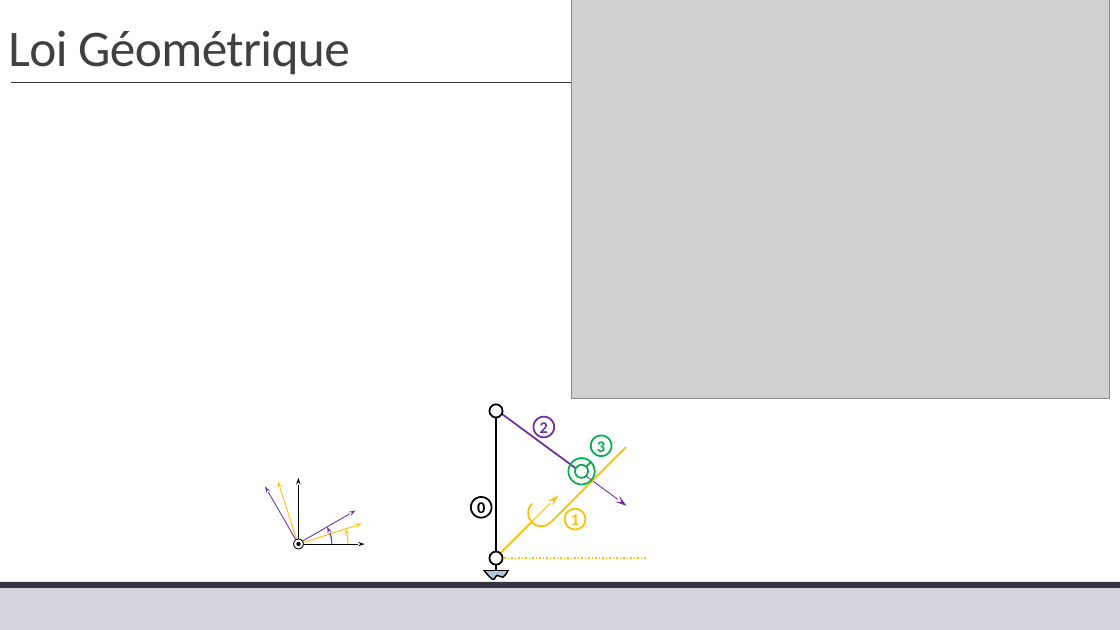
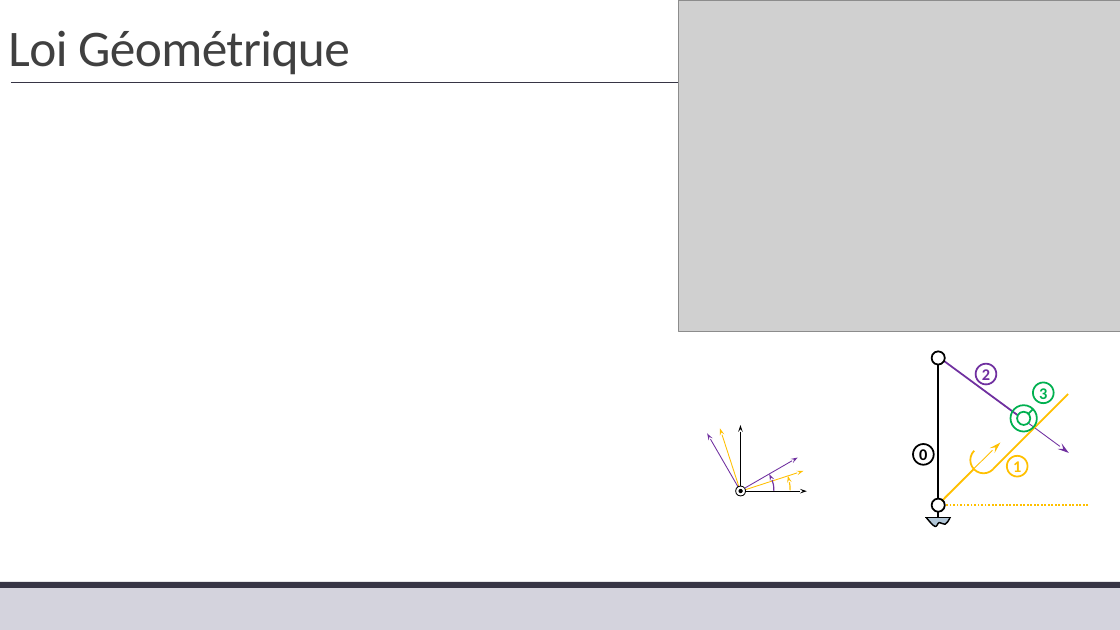
Before and after one commit to xpessoles/TP_Corriges, a slide deck: slide 5 of 19_Sympact/19_Sympact_Corrige.pptx. Drawn at 1120x630 pixels with LibreOffice and Linux fonts; fonts in the diff are those of the drawing; grey boxes stand for pictures; background and template pictures are left out. Boxes give left, top, right and bottom in pixels: in the first picture for what was removed or moved away, otherwise in the second. Text is boxed around its words. In the diff, an @@ line names an element or a change of style, - is before the commit and + after.

```diff
--- a/19_Sympact/19_Sympact_Corrige.pptx
+++ b/19_Sympact/19_Sympact_Corrige.pptx
@@ picture: place and size @@
-picture at box(571, 0, 1109, 399)
+picture at box(679, 1, 1120, 332)
@@ 9 ellipses, 7 lines, 3 arc (boxed as its full ellipse)s, 3 arrows, 1 freeform shape: place and size @@
-9 ellipses, 7 lines, 3 arc (boxed as its full ellipse)s, 3 arrows, 1 freeform shape at box(250, 404, 626, 592)
+9 ellipses, 7 lines, 3 arc (boxed as its full ellipse)s, 3 arrows, 1 freeform shape at box(691, 351, 1069, 539)
@@ arrow moved from (266, 486) - (298, 544) to (707, 434) - (740, 491) @@
@@ arrow moved from (278, 481) - (298, 544) to (720, 429) - (741, 492) @@
@@ arrow moved from (365, 544) - (298, 544) to (807, 492) - (741, 492) @@
@@ 2 arrows, 1 ellipse, 1 line: place and size @@
-2 arrows, 1 ellipse, 1 line at box(293, 436, 646, 558)
+2 arrows, 1 ellipse, 1 line at box(736, 383, 1088, 505)
```
Also in this commit, not shown: 1 slide added, 1 other file.
